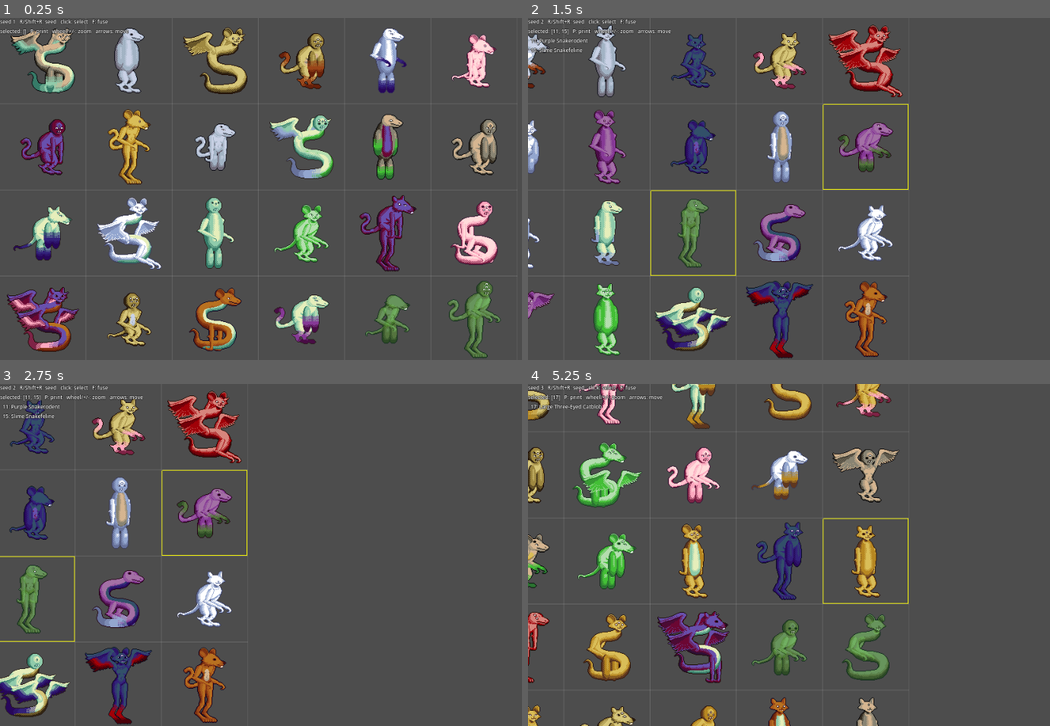
Above: before the commit, frames 1-4 (two rows, left to right).
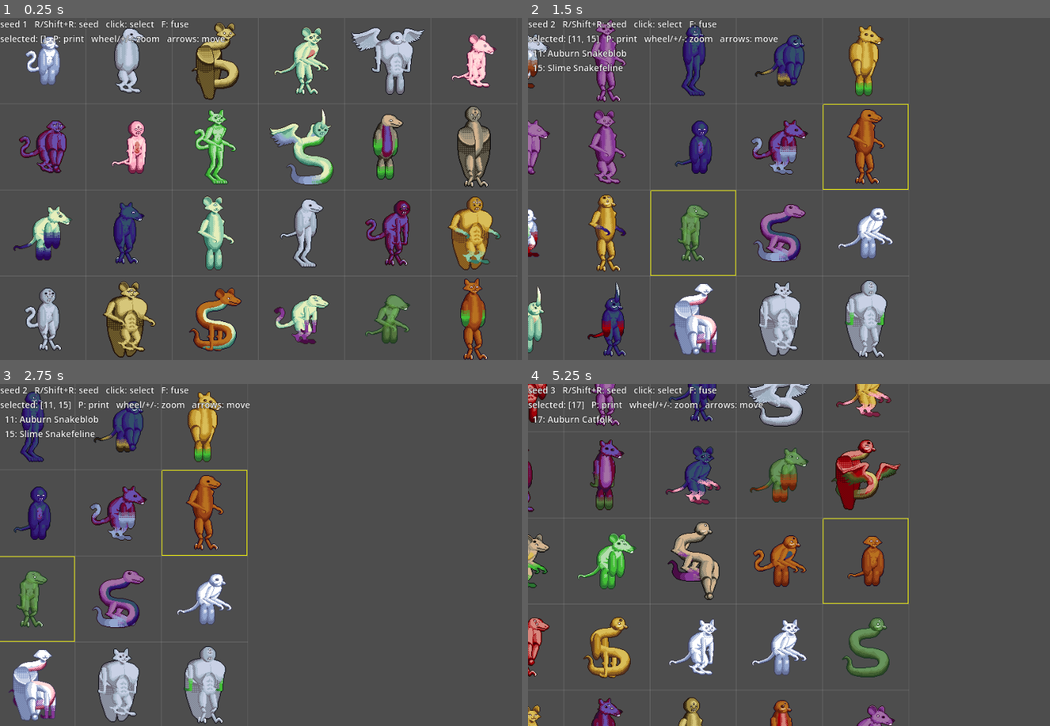
Above: after the commit, the same moments.

Repository: KT0mi/creature_feature_test
Game: Godot game, scene res://debug/creature_lab.tscn
Two runs of this game, one before a commit and one after it. Both use one fixed random seed, a clock stepped at 60 frames per second and the inputs below.
Inputs (mouse positions are in pixels of both pictures, inside the frame that each line leads up to):
- Up to frame 1 (0.25 s): no input
- Up to frame 2 (1.5 s): tap Enter at 0.5 s; move the mouse to (966, 171) at 0.52 s; hold Right 0.53-1.25 s; tap R at 0.6 s; click (966, 171) at 0.67 s; drag from (710, 206) to (799, 257) at 1.27 s
- Up to frame 3 (2.75 s): tap Space at 2 s; move the mouse to (365, 479) at 2.02 s; hold Right from 2.03 s (still down); tap P at 2.1 s
- Up to frame 4 (5.25 s): release Right at 2.75 s; drag from (799, 623) to (648, 503) at 2.77 s; tap Enter at 3.5 s; move the mouse to (1013, 606) at 3.52 s; hold Left 3.53-4.25 s; tap F at 3.6 s; drag from (648, 503) to (742, 469) at 4.27 s; tap Space at 5 s; move the mouse to (862, 555) at 5.02 s; hold Down from 5.03 s (still down); tap R at 5.1 s; click (862, 555) at 5.17 s

The runs differ from the first frame. In frame 1, 20% of the frame differs, in the area x 0-96%, y 0-100%; in frame 2, 17%; in frame 3, 13%; in frame 4, 17%.

Commit message:
Added new creature plan (beetleon) and it's respective parts; Added new part type: horn;

Diff:
--- a/creatures/naming/naming.tres
+++ b/creatures/naming/naming.tres
@@ -9,6 +9,13 @@
 type = &"eye"
 count = 3
 word = "Three-Eyed"
+metadata/_custom_type_script = "uid://ch4ttvw1y0con"
+
+[sub_resource type="Resource" id="Resource_50htj"]
+script = ExtResource("1_g24np")
+type = &"eye"
+count = 0
+word = "Blind"
 metadata/_custom_type_script = "uid://ch4ttvw1y0con"
 
 [sub_resource type="Resource" id="Resource_ec6qq"]
@@ -45,5 +52,5 @@
 small_height = 64
 small_word = "Tiny"
 large_word = "Large"
-count_rules = Array[ExtResource("1_g24np")]([SubResource("Resource_g24np")])
+count_rules = Array[ExtResource("1_g24np")]([SubResource("Resource_g24np"), SubResource("Resource_50htj")])
 metadata/_custom_type_script = "uid://bkgghjuv66hsf"
--- /dev/null
+++ b/creatures/parts/arm/arm_beetleon_far/arm_beetleon_far.tres
@@ -0,0 +1,16 @@
+[gd_resource type="Resource" script_class="PartDef" format=3 uid="uid://otjdqddqngn5"]
+
+[ext_resource type="Script" uid="uid://7dgkkkdx3j2n" path="res://core/part_def.gd" id="1_tpagi"]
+[ext_resource type="Script" uid="uid://bfh2awx2qd881" path="res://core/part_socket.gd" id="2_c0w1f"]
+[ext_resource type="Texture2D" uid="uid://buqwvltn24sw3" path="res://creatures/parts/arm/arm_beetleon_far/arm_beetleon_far.png" id="2_dmya5"]
+
+[resource]
+script = ExtResource("1_tpagi")
+id = &"arm_beetleon_far"
+type = &"arm"
+tags = PackedStringArray("big", "far")
+sheet = ExtResource("2_dmya5")
+attach = Vector2i(12, 6)
+counterpart = &"arm_beetleon_near"
+name_adjective = "Strong"
+metadata/_custom_type_script = "uid://7dgkkkdx3j2n"
--- /dev/null
+++ b/creatures/parts/arm/arm_beetleon_near/arm_beetleon_near.tres
@@ -0,0 +1,15 @@
+[gd_resource type="Resource" script_class="PartDef" format=3 uid="uid://6jyb6cur6t05"]
+
+[ext_resource type="Script" uid="uid://7dgkkkdx3j2n" path="res://core/part_def.gd" id="1_glddw"]
+[ext_resource type="Script" uid="uid://bfh2awx2qd881" path="res://core/part_socket.gd" id="2_4p3ge"]
+[ext_resource type="Texture2D" uid="uid://d15bwkk80navp" path="res://creatures/parts/arm/arm_beetleon_near/arm_beetleon_near.png" id="2_yyyb3"]
+
+[resource]
+script = ExtResource("1_glddw")
+id = &"arm_beetleon_near"
+type = &"arm"
+tags = PackedStringArray("near", "big")
+sheet = ExtResource("2_yyyb3")
+attach = Vector2i(12, 6)
+counterpart = &"arm_beetleon_far"
+metadata/_custom_type_script = "uid://7dgkkkdx3j2n"
--- /dev/null
+++ b/creatures/parts/eye/eye_beetleon/eye_beetleon.tres
@@ -0,0 +1,14 @@
+[gd_resource type="Resource" script_class="PartDef" format=3 uid="uid://dbcp3m2hb55c3"]
+
+[ext_resource type="Script" uid="uid://7dgkkkdx3j2n" path="res://core/part_def.gd" id="1_4fpe8"]
+[ext_resource type="Texture2D" uid="uid://d3h5swdo7muwg" path="res://creatures/parts/eye/eye_beetleon/eye_beetleon.png" id="2_7xch5"]
+[ext_resource type="Script" uid="uid://bfh2awx2qd881" path="res://core/part_socket.gd" id="2_dyg14"]
+
+[resource]
+script = ExtResource("1_4fpe8")
+id = &"eye_beetleon"
+type = &"eye"
+tags = PackedStringArray("side")
+sheet = ExtResource("2_7xch5")
+attach = Vector2i(4, 2)
+metadata/_custom_type_script = "uid://7dgkkkdx3j2n"
--- /dev/null
+++ b/creatures/parts/head/head_beetleon/head_beetleon.tres
@@ -0,0 +1,41 @@
+[gd_resource type="Resource" script_class="PartDef" format=3 uid="uid://nsto3ss3c2rd"]
+
+[ext_resource type="Script" uid="uid://7dgkkkdx3j2n" path="res://core/part_def.gd" id="1_fk3a6"]
+[ext_resource type="Texture2D" uid="uid://c4j8qevlbbmbr" path="res://creatures/parts/head/head_beetleon/head_beetleon.png" id="2_14tvy"]
+[ext_resource type="Script" uid="uid://bfh2awx2qd881" path="res://core/part_socket.gd" id="2_h16b8"]
+
+[sub_resource type="Resource" id="Resource_h16b8"]
+script = ExtResource("2_h16b8")
+name = &"horn"
+accepts_type = PackedStringArray("horn", "eye")
+positions = Array[Vector2i]([Vector2i(17, 4)])
+chance = 0.9
+metadata/_custom_type_script = "uid://bfh2awx2qd881"
+
+[sub_resource type="Resource" id="Resource_14tvy"]
+script = ExtResource("2_h16b8")
+name = &"eye_1"
+accepts_type = PackedStringArray("eye")
+positions = Array[Vector2i]([Vector2i(14, 9)])
+chance = 0.9
+metadata/_custom_type_script = "uid://bfh2awx2qd881"
+
+[sub_resource type="Resource" id="Resource_ahdnf"]
+script = ExtResource("2_h16b8")
+name = &"eye_2"
+accepts_type = PackedStringArray("eye")
+positions = Array[Vector2i]([Vector2i(10, 4)])
+chance = 0.4
+metadata/_custom_type_script = "uid://bfh2awx2qd881"
+
+[resource]
+script = ExtResource("1_fk3a6")
+id = &"head_beetleon"
+type = &"head"
+sheet = ExtResource("2_14tvy")
+attach = Vector2i(11, 16)
+sockets = Array[ExtResource("2_h16b8")]([SubResource("Resource_h16b8"), SubResource("Resource_14tvy"), SubResource("Resource_ahdnf")])
+name_front = "Beetle"
+name_back = "eon"
+name_full = "Beetleon"
+metadata/_custom_type_script = "uid://7dgkkkdx3j2n"
--- a/creatures/parts/head/head_catfolk/head_catfolk.tres
+++ b/creatures/parts/head/head_catfolk/head_catfolk.tres
@@ -25,7 +25,10 @@
 [sub_resource type="Resource" id="Resource_j0plo"]
 script = ExtResource("2_2lvyj")
 name = &"eye_middle"
-accepts_type = PackedStringArray("eye")
+accepts_type = PackedStringArray("eye", "horn")
+type_weights = Dictionary[StringName, float]({
+&"horn": 0.05
+})
 required_tags = PackedStringArray("middle")
 positions = Array[Vector2i]([Vector2i(16, 4)])
 chance = 0.5
--- a/creatures/parts/head/head_circle_biped/head_circle_biped.tres
+++ b/creatures/parts/head/head_circle_biped/head_circle_biped.tres
@@ -25,7 +25,10 @@
 [sub_resource type="Resource" id="Resource_rt3q1"]
 script = ExtResource("2_u0abf")
 name = &"eye_middle_1"
-accepts_type = PackedStringArray("eye")
+accepts_type = PackedStringArray("eye", "horn")
+type_weights = Dictionary[StringName, float]({
+&"horn": 0.05
+})
 required_tags = PackedStringArray("middle")
 positions = Array[Vector2i]([Vector2i(15, 9)])
 chance = 0.8
--- a/creatures/parts/head/head_ratfolk/head_ratfolk.tres
+++ b/creatures/parts/head/head_ratfolk/head_ratfolk.tres
@@ -29,7 +29,7 @@
 name = &"eye_1"
 accepts_type = PackedStringArray("eye")
 positions = Array[Vector2i]([Vector2i(22, 10)])
-chance = 0.9
+chance = 0.98
 metadata/_custom_type_script = "uid://bfh2awx2qd881"
 
 [sub_resource type="Resource" id="Resource_qwx0i"]
--- /dev/null
+++ b/creatures/parts/horn/horn_beetleon/horn_beetleon.tres
@@ -0,0 +1,15 @@
+[gd_resource type="Resource" script_class="PartDef" format=3 uid="uid://bgtp3lncwhbvf"]
+
+[ext_resource type="Script" uid="uid://7dgkkkdx3j2n" path="res://core/part_def.gd" id="1_vi2dc"]
+[ext_resource type="Script" uid="uid://bfh2awx2qd881" path="res://core/part_socket.gd" id="2_4ti6m"]
+[ext_resource type="Texture2D" uid="uid://ctapclvxosmca" path="res://creatures/parts/horn/horn_beetleon/horn_beetleon.png" id="2_nhmmc"]
+
+[resource]
+script = ExtResource("1_vi2dc")
+id = &"horn_beetleon"
+type = &"horn"
+tags = PackedStringArray("middle")
+sheet = ExtResource("2_nhmmc")
+attach = Vector2i(3, 29)
+name_adjective = "Horned"
+metadata/_custom_type_script = "uid://7dgkkkdx3j2n"
--- /dev/null
+++ b/creatures/parts/leg/leg_beetleon_far/leg_beetleon_far.tres
@@ -0,0 +1,15 @@
+[gd_resource type="Resource" script_class="PartDef" format=3 uid="uid://c84tn3khduuvx"]
+
+[ext_resource type="Script" uid="uid://7dgkkkdx3j2n" path="res://core/part_def.gd" id="1_h5lus"]
+[ext_resource type="Script" uid="uid://bfh2awx2qd881" path="res://core/part_socket.gd" id="2_63lg1"]
+[ext_resource type="Texture2D" uid="uid://dmtr4jeruosa2" path="res://creatures/parts/leg/leg_beetleon_far/leg_beetleon_far.png" id="2_q6pdg"]
+
+[resource]
+script = ExtResource("1_h5lus")
+id = &"leg_beetleon_far"
+type = &"leg"
+tags = PackedStringArray("far")
+sheet = ExtResource("2_q6pdg")
+attach = Vector2i(6, 2)
+counterpart = &"leg_beetleon_near"
+metadata/_custom_type_script = "uid://7dgkkkdx3j2n"
--- /dev/null
+++ b/creatures/parts/leg/leg_beetleon_near/leg_beetleon_near.tres
@@ -0,0 +1,15 @@
+[gd_resource type="Resource" script_class="PartDef" format=3 uid="uid://c2pdko2joufsb"]
+
+[ext_resource type="Script" uid="uid://7dgkkkdx3j2n" path="res://core/part_def.gd" id="1_ryb7h"]
+[ext_resource type="Texture2D" uid="uid://cef47hyu1tp8u" path="res://creatures/parts/leg/leg_beetleon_near/leg_beetleon_near.png" id="2_a4lyn"]
+[ext_resource type="Script" uid="uid://bfh2awx2qd881" path="res://core/part_socket.gd" id="2_tests"]
+
+[resource]
+script = ExtResource("1_ryb7h")
+id = &"leg_beetleon_near"
+type = &"leg"
+tags = PackedStringArray("near")
+sheet = ExtResource("2_a4lyn")
+attach = Vector2i(7, 3)
+counterpart = &"leg_beetleon_far"
+metadata/_custom_type_script = "uid://7dgkkkdx3j2n"
--- /dev/null
+++ b/creatures/parts/torso/torso_beetleon/torso_beetleon.tres
@@ -0,0 +1,90 @@
+[gd_resource type="Resource" script_class="PartDef" format=3 uid="uid://ba6w58vq3agvm"]
+
+[ext_resource type="Script" uid="uid://7dgkkkdx3j2n" path="res://core/part_def.gd" id="1_vwq1j"]
+[ext_resource type="Script" uid="uid://bfh2awx2qd881" path="res://core/part_socket.gd" id="2_57c4m"]
+[ext_resource type="Texture2D" uid="uid://oe64hgkdtk24" path="res://creatures/parts/torso/torso_beetleon/torso_beetleon.png" id="2_mjqoi"]
+
+[sub_resource type="Resource" id="Resource_57c4m"]
+script = ExtResource("2_57c4m")
+name = &"head"
+accepts_type = PackedStringArray("head")
+positions = Array[Vector2i]([Vector2i(32, 5)])
+metadata/_custom_type_script = "uid://bfh2awx2qd881"
+
+[sub_resource type="Resource" id="Resource_mjqoi"]
+script = ExtResource("2_57c4m")
+name = &"arm_near"
+accepts_type = PackedStringArray("arm", "wing")
+type_weights = Dictionary[StringName, float]({
+&"wing": 0.05
+})
+forbidden_tags = PackedStringArray("far")
+positions = Array[Vector2i]([Vector2i(5, 12)])
+z_offset = 2
+metadata/_custom_type_script = "uid://bfh2awx2qd881"
+
+[sub_resource type="Resource" id="Resource_uculw"]
+script = ExtResource("2_57c4m")
+name = &"arm_far"
+accepts_type = PackedStringArray("arm", "wing")
+type_weights = Dictionary[StringName, float]({
+&"wing": 0.05
+})
+forbidden_tags = PackedStringArray("near")
+positions = Array[Vector2i]([Vector2i(53, 12)])
+z_offset = -2
+copy_from = &"arm_near"
+use_counterpart = true
+metadata/_custom_type_script = "uid://bfh2awx2qd881"
+
+[sub_resource type="Resource" id="Resource_hak34"]
+script = ExtResource("2_57c4m")
+name = &"leg_near"
+accepts_type = PackedStringArray("leg")
+forbidden_tags = PackedStringArray("far")
+positions = Array[Vector2i]([Vector2i(23, 55)])
+metadata/_custom_type_script = "uid://bfh2awx2qd881"
+
+[sub_resource type="Resource" id="Resource_luc1c"]
+script = ExtResource("2_57c4m")
+name = &"leg_far"
+accepts_type = PackedStringArray("leg")
+forbidden_tags = PackedStringArray("near")
+positions = Array[Vector2i]([Vector2i(39, 55)])
+z_offset = -1
+copy_from = &"leg_near"
+use_counterpart = true
+metadata/_custom_type_script = "uid://bfh2awx2qd881"
+
+[sub_resource type="Resource" id="Resource_1vkv8"]
+script = ExtResource("2_57c4m")
+name = &"wing_near"
+accepts_type = PackedStringArray("wing")
+forbidden_tags = PackedStringArray("far")
+positions = Array[Vector2i]([Vector2i(9, 14)])
+z_offset = -3
+metadata/_custom_type_script = "uid://bfh2awx2qd881"
+
+[sub_resource type="Resource" id="Resource_iqmav"]
+script = ExtResource("2_57c4m")
+name = &"wing_far"
+accepts_type = PackedStringArray("wing")
+forbidden_tags = PackedStringArray("near")
+positions = Array[Vector2i]([Vector2i(39, 14)])
+z_offset = -4
+copy_from = &"wing_near"
+use_counterpart = true
+metadata/_custom_type_script = "uid://bfh2awx2qd881"
+
+[resource]
+script = ExtResource("1_vwq1j")
+id = &"torso_beetleon"
+type = &"torso"
+tags = PackedStringArray("big")
+sheet = ExtResource("2_mjqoi")
+attach = Vector2i(31, 57)
+sockets = Array[ExtResource("2_57c4m")]([SubResource("Resource_57c4m"), SubResource("Resource_mjqoi"), SubResource("Resource_uculw"), SubResource("Resource_hak34"), SubResource("Resource_luc1c"), SubResource("Resource_1vkv8"), SubResource("Resource_iqmav")])
+name_front = "Beetle"
+name_back = "eon"
+name_full = "Beetleon"
+metadata/_custom_type_script = "uid://7dgkkkdx3j2n"
--- a/creatures/parts/torso/torso_catfolk/torso_catfolk.tres
+++ b/creatures/parts/torso/torso_catfolk/torso_catfolk.tres
@@ -18,7 +18,7 @@
 type_weights = Dictionary[StringName, float]({
 &"wing": 0.05
 })
-forbidden_tags = PackedStringArray("far")
+forbidden_tags = PackedStringArray("far", "big")
 positions = Array[Vector2i]([Vector2i(3, 8)])
 z_offset = 2
 metadata/_custom_type_script = "uid://bfh2awx2qd881"
@@ -30,7 +30,7 @@
 type_weights = Dictionary[StringName, float]({
 &"wing": 0.05
 })
-forbidden_tags = PackedStringArray("near")
+forbidden_tags = PackedStringArray("near", "big")
 positions = Array[Vector2i]([Vector2i(23, 8)])
 z_offset = -2
 copy_from = &"arm_near"
@@ -41,6 +41,7 @@
 script = ExtResource("2_xebp5")
 name = &"leg_near"
 accepts_type = PackedStringArray("leg")
+forbidden_tags = PackedStringArray("far")
 positions = Array[Vector2i]([Vector2i(6, 29)])
 metadata/_custom_type_script = "uid://bfh2awx2qd881"
 
@@ -48,6 +49,7 @@
 script = ExtResource("2_xebp5")
 name = &"leg_far"
 accepts_type = PackedStringArray("leg")
+forbidden_tags = PackedStringArray("near")
 positions = Array[Vector2i]([Vector2i(17, 29)])
 z_offset = -1
 copy_from = &"leg_near"
@@ -67,7 +69,7 @@
 script = ExtResource("1_nxsq6")
 id = &"torso_catfolk"
 type = &"torso"
-tags = PackedStringArray("bipedal")
+tags = PackedStringArray("bipedal", "small")
 sheet = ExtResource("2_47vui")
 attach = Vector2i(12, 33)
 sockets = Array[ExtResource("2_xebp5")]([SubResource("Resource_xebp5"), SubResource("Resource_47vui"), SubResource("Resource_igikq"), SubResource("Resource_3fi5c"), SubResource("Resource_alyn7"), SubResource("Resource_50l11")])
--- a/creatures/parts/torso/torso_circle_biped/torso_circle_biped.tres
+++ b/creatures/parts/torso/torso_circle_biped/torso_circle_biped.tres
@@ -40,6 +40,7 @@
 script = ExtResource("2_yibko")
 name = &"leg_near"
 accepts_type = PackedStringArray("leg")
+forbidden_tags = PackedStringArray("far")
 positions = Array[Vector2i]([Vector2i(10, 60)])
 metadata/_custom_type_script = "uid://bfh2awx2qd881"
 
@@ -47,6 +48,7 @@
 script = ExtResource("2_yibko")
 name = &"leg_far"
 accepts_type = PackedStringArray("leg")
+forbidden_tags = PackedStringArray("near")
 positions = Array[Vector2i]([Vector2i(23, 60)])
 z_offset = -1
 copy_from = &"leg_near"
--- a/creatures/parts/torso/torso_ratfolk/torso_ratfolk.tres
+++ b/creatures/parts/torso/torso_ratfolk/torso_ratfolk.tres
@@ -41,6 +41,7 @@
 script = ExtResource("2_r0qcj")
 name = &"leg_near"
 accepts_type = PackedStringArray("leg")
+forbidden_tags = PackedStringArray("far")
 positions = Array[Vector2i]([Vector2i(11, 37)])
 metadata/_custom_type_script = "uid://bfh2awx2qd881"
 
@@ -48,6 +49,7 @@
 script = ExtResource("2_r0qcj")
 name = &"leg_far"
 accepts_type = PackedStringArray("leg")
+forbidden_tags = PackedStringArray("near")
 positions = Array[Vector2i]([Vector2i(22, 37)])
 z_offset = -1
 copy_from = &"leg_near"
--- /dev/null
+++ b/creatures/parts/wing/wing_beetleon_far/wing_beetleon_far.tres
@@ -0,0 +1,16 @@
+[gd_resource type="Resource" script_class="PartDef" format=3 uid="uid://byp0j7mnwiucd"]
+
+[ext_resource type="Script" uid="uid://7dgkkkdx3j2n" path="res://core/part_def.gd" id="1_8q72o"]
+[ext_resource type="Texture2D" uid="uid://chvasqvtt4u5b" path="res://creatures/parts/wing/wing_beetleon_far/wing_beetleon_far.png" id="2_7ewph"]
+[ext_resource type="Script" uid="uid://bfh2awx2qd881" path="res://core/part_socket.gd" id="2_srnbp"]
+
+[resource]
+script = ExtResource("1_8q72o")
+id = &"wing_beetleon_far"
+type = &"wing"
+tags = PackedStringArray("big", "back", "far")
+sheet = ExtResource("2_7ewph")
+attach = Vector2i(14, 4)
+counterpart = &"wing_beetleon_near"
+name_adjective = "Winged"
+metadata/_custom_type_script = "uid://7dgkkkdx3j2n"
--- /dev/null
+++ b/creatures/parts/wing/wing_beetleon_near/wing_beetleon_near.tres
@@ -0,0 +1,16 @@
+[gd_resource type="Resource" script_class="PartDef" format=3 uid="uid://bi8qk3vcyuamc"]
+
+[ext_resource type="Script" uid="uid://7dgkkkdx3j2n" path="res://core/part_def.gd" id="1_6gqxd"]
+[ext_resource type="Script" uid="uid://bfh2awx2qd881" path="res://core/part_socket.gd" id="2_0xy5i"]
+[ext_resource type="Texture2D" uid="uid://dwntvuuxk8r36" path="res://creatures/parts/wing/wing_beetleon_near/wing_beetleon.png" id="2_t1l5h"]
+
+[resource]
+script = ExtResource("1_6gqxd")
+id = &"wing_beetleon_near"
+type = &"wing"
+tags = PackedStringArray("near", "big", "back")
+sheet = ExtResource("2_t1l5h")
+attach = Vector2i(13, 3)
+counterpart = &"wing_beetleon_far"
+name_adjective = "Winged"
+metadata/_custom_type_script = "uid://7dgkkkdx3j2n"
--- a/debug/creature_lab.tscn
+++ b/debug/creature_lab.tscn
@@ -15,4 +15,4 @@
 theme_override_colors/font_color = Color(1, 1, 1, 1)
 theme_override_colors/font_outline_color = Color(0, 0, 0, 1)
 theme_override_constants/outline_size = 2
-theme_override_font_sizes/font_size = 8
+theme_override_font_sizes/font_size = 14
Not shown, changed: addons/creature_tools/palette/palette_preview_panel.gd
Not shown, changed: addons/creature_tools/preview/creature_preview.gd
Binary file added: art_source/creatures/beetleon.ase
Binary file added: creatures/parts/arm/arm_beetleon_far/arm_beetleon_far.png
Not shown, added: creatures/parts/arm/arm_beetleon_far/arm_beetleon_far.png.import
Binary file added: creatures/parts/arm/arm_beetleon_near/arm_beetleon_near.png
Not shown, added: creatures/parts/arm/arm_beetleon_near/arm_beetleon_near.png.import
Binary file changed: creatures/parts/arm/arm_catfolk/patterns/point_coloration.png
Binary file added: creatures/parts/eye/eye_beetleon/eye_beetleon.png
Not shown, added: creatures/parts/eye/eye_beetleon/eye_beetleon.png.import
Binary file added: creatures/parts/head/head_beetleon/head_beetleon.png
Not shown, added: creatures/parts/head/head_beetleon/head_beetleon.png.import
(and 14 more such lines)
